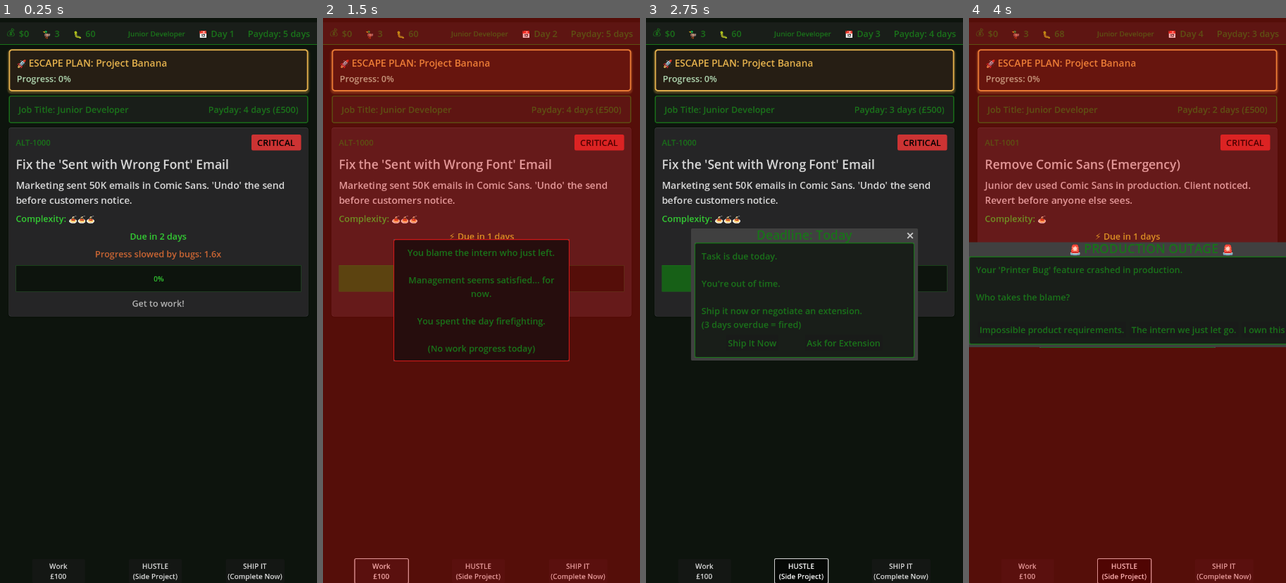
Above: before the commit, frames 1-4 (left to right).
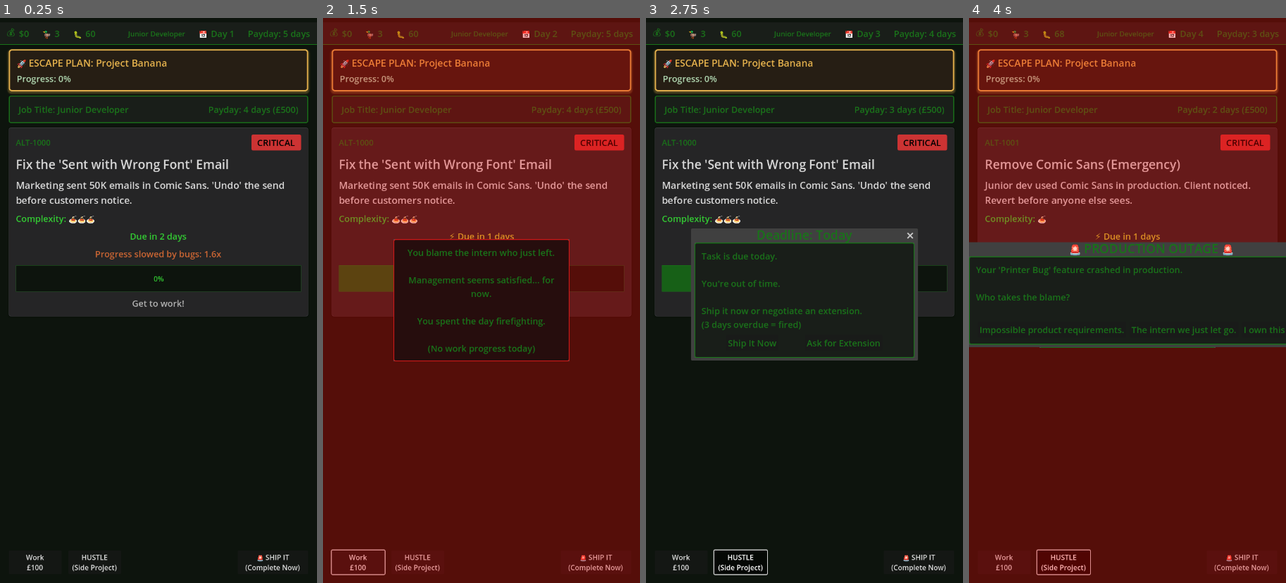
Above: after the commit, the same moments.

Repository: lmchoi/alt-f-this
Game: Godot game, scene res://scenes/game_ui.tscn
Two runs of this game, one before a commit and one after it. Both use one fixed random seed, a clock stepped at 60 frames per second and the inputs below.
Inputs:
- Up to frame 1 (0.25 s): no input
- Up to frame 2 (1.5 s): click "Work £100" at 0.5 s; click "The intern we just let go." at 1.25 s
- Up to frame 3 (2.75 s): click "HUSTLE (Side Project)" at 2 s
- Up to frame 4 (4 s): click "SHIP IT (Complete Now)" (after the commit: "🚨 SHIP IT (Complete Now)") at 2.75 s; click "Ship It Now" at 3.5 s

The runs differ from the first frame. In frame 1, 0.7% of the frame differs, in the area x 8-95%, y 95-100%; in frame 2, 0.8%; in frame 3, 0.8%, in the area x 8-95%, y 94-100%; in frame 4, 0.8%.

Commit message:
Redesign button layout: spread and emphasize SHIP IT
- Left-align Work + HUSTLE buttons (close together, 15px gap)
- Add spacer to push SHIP IT to the right
- Make SHIP IT wider (120→160px) and add 🚨 emoji
- Increase button bar height for better visibility
- Add margins to button container (20px from edges)

Creates visual hierarchy: safe actions left, dramatic choice right.

Part of UI refactor Phase 4: Button layout redesign.

🤖 Generated with [Claude Code](https://claude.com/claude-code)

Co-Authored-By: Claude <noreply@anthropic.com>

Diff:
--- a/scenes/game_ui.tscn
+++ b/scenes/game_ui.tscn
@@ -69,11 +69,14 @@
 anchor_top = 1.0
 anchor_right = 1.0
 anchor_bottom = 1.0
-offset_top = -31.0
+offset_left = 20.0
+offset_top = -60.0
+offset_right = -20.0
+offset_bottom = -20.0
 grow_horizontal = 2
 grow_vertical = 0
-theme_override_constants/separation = 100
-alignment = 1
+theme_override_constants/separation = 15
+alignment = 0
 
 [node name="WorkButton" type="Button" parent="ActionButtons"]
 unique_name_in_owner = true
@@ -93,11 +96,15 @@
 script = ExtResource("2_rns2u")
 metadata/_custom_type_script = "uid://o4uecgfegpr2"
 
+[node name="Spacer" type="Control" parent="ActionButtons"]
+layout_mode = 2
+size_flags_horizontal = 3
+
 [node name="ShipItButton" type="Button" parent="ActionButtons"]
 unique_name_in_owner = true
-custom_minimum_size = Vector2(120, 40)
+custom_minimum_size = Vector2(160, 40)
 layout_mode = 2
-text = "SHIP IT
+text = "🚨 SHIP IT
 (Complete Now)"
 script = ExtResource("2_rns2u")
 metadata/_custom_type_script = "uid://o4uecgfegpr2"
